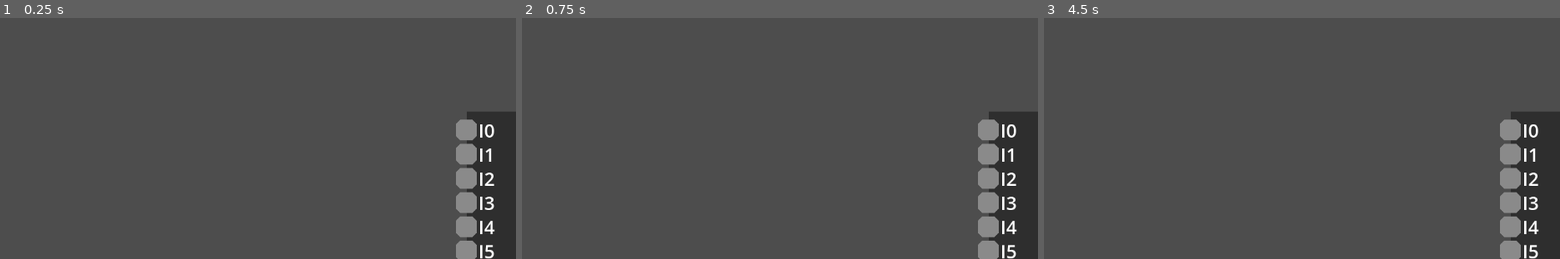
Above: before the commit, frames 1-3 (left to right).
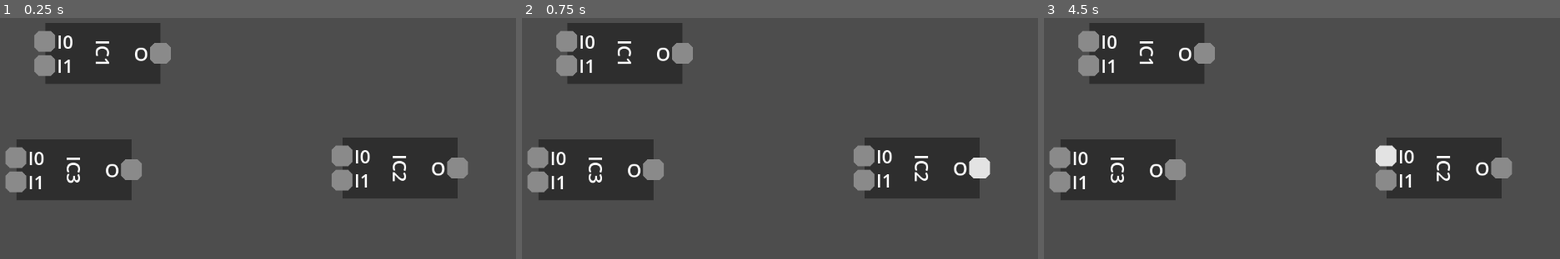
Above: after the commit, the same moments.

Repository: mncc8337/yals
Game: Godot game, scene res://main.tscn
The game is run twice, just before and just after one commit, with the same random seed, the same clock (stepped at 60 frames per second) and the same inputs.
Inputs (mouse positions are in pixels of both pictures, inside the frame that each line leads up to):
- Up to frame 1 (0.25 s): no input
- Up to frame 2 (0.75 s): tap Enter at 0.5 s; drag from (986, 128) to (986, 227) at 0.52 s
- Up to frame 3 (4.5 s): tap Space at 1.25, 2.75, 4.25 s; drag from (1508, 155) to (1508, 251) at 1.27 s; tap Enter at 2, 3.5 s; move the mouse to (1508, 179) at 2.02 s; click (1508, 179) at 2.17 s; drag from (1508, 203) to (outside the picture) at 2.77 s; drag from (1508, 227) to (1508, 128) at 3.52 s; drag from (1508, 251) to (outside the picture) at 4.27 s

The runs differ from the first frame. In frame 1, 24% of the frame differs, in the area x 1-100%, y 2-100%; in frame 2, 24%; in frame 3, 24%.

Commit message:
refactor picking/dragging logic, refining wiring controller

Diff:
--- a/main.gd
+++ b/main.gd
@@ -7,19 +7,16 @@
 @onready var xor_scene: Resource = preload("res://scene/default_gate/xor.tscn")
 @onready var not_scene: Resource = preload("res://scene/default_gate/not.tscn")
 
+
 func _ready() -> void:
-	%IC.add_pin("I0", IC.PinType.INPUT)
-	%IC.add_pin("I1", IC.PinType.INPUT)
-	%IC.add_pin("I2", IC.PinType.INPUT)
-	%IC.add_pin("I3", IC.PinType.INPUT)
-	%IC.add_pin("I4", IC.PinType.INPUT)
-	%IC.add_pin("I5", IC.PinType.INPUT)
-	%IC.add_pin("I7", IC.PinType.INPUT)
-	%IC.add_pin("I8", IC.PinType.INPUT)
-	%IC.add_pin("I9", IC.PinType.INPUT)
-	%IC.add_pin("I10", IC.PinType.INPUT)
-	%IC.add_pin("I11", IC.PinType.INPUT)
-	%IC.add_pin("O1", IC.PinType.OUTPUT)
-	%IC.add_pin("O2", IC.PinType.OUTPUT)
-	%IC.add_pin("O3", IC.PinType.OUTPUT)
-	%IC.add_pin("O4", IC.PinType.OUTPUT)
+	%IC1.add_pin("I0", IC.PinType.Input)
+	%IC1.add_pin("I1", IC.PinType.Input)
+	%IC1.add_pin("O", IC.PinType.Output)
+
+	%IC2.add_pin("I0", IC.PinType.Input)
+	%IC2.add_pin("I1", IC.PinType.Input)
+	%IC2.add_pin("O", IC.PinType.Output)
+
+	%IC3.add_pin("I0", IC.PinType.Input)
+	%IC3.add_pin("I1", IC.PinType.Input)
+	%IC3.add_pin("O", IC.PinType.Output)
--- a/main.tscn
+++ b/main.tscn
@@ -1,21 +1,43 @@
-[gd_scene load_steps=4 format=3 uid="uid://c3suu2noue81e"]
+[gd_scene load_steps=6 format=3 uid="uid://c3suu2noue81e"]
 
 [ext_resource type="Script" uid="uid://b3wnqbi0q1jff" path="res://main.gd" id="1_ig7tw"]
 [ext_resource type="PackedScene" uid="uid://ct8flsdn3pe5u" path="res://scene/ic.tscn" id="2_0xm2m"]
-[ext_resource type="Script" uid="uid://brbeaav2egqqv" path="res://script/controller.gd" id="2_h2yge"]
+[ext_resource type="Script" uid="uid://brbeaav2egqqv" path="res://script/drawing_controller.gd" id="2_h2yge"]
+[ext_resource type="Script" uid="uid://bo00d2bece1wh" path="res://script/camera_controller.gd" id="3_1bvp3"]
+[ext_resource type="Script" uid="uid://cgjds086c0vy7" path="res://script/element_inspector.gd" id="4_lquwl"]
 
 [node name="Main" type="Node"]
 script = ExtResource("1_ig7tw")
 
 [node name="Camera" type="Camera2D" parent="."]
+unique_name_in_owner = true
 
-[node name="Controller" type="Node" parent="." node_paths=PackedStringArray("camera", "elements")]
+[node name="DrawingController" type="Node" parent="."]
 script = ExtResource("2_h2yge")
-camera = NodePath("../Camera")
-elements = NodePath("../Elements")
+
+[node name="CameraController" type="Node" parent="."]
+script = ExtResource("3_1bvp3")
+
+[node name="ElementInspector" type="Node" parent="."]
+script = ExtResource("4_lquwl")
+
+[node name="Wires" type="Node" parent="."]
+unique_name_in_owner = true
 
 [node name="Elements" type="Node" parent="."]
+unique_name_in_owner = true
 
-[node name="IC" parent="Elements" instance=ExtResource("2_0xm2m")]
+[node name="IC1" parent="Elements" instance=ExtResource("2_0xm2m")]
 unique_name_in_owner = true
-position = Vector2(590, 310)
+position = Vector2(-139, -33)
+ic_name = "IC1"
+
+[node name="IC2" parent="Elements" instance=ExtResource("2_0xm2m")]
+unique_name_in_owner = true
+position = Vector2(375, 166)
+ic_name = "IC2"
+
+[node name="IC3" parent="Elements" instance=ExtResource("2_0xm2m")]
+unique_name_in_owner = true
+position = Vector2(-189, 169)
+ic_name = "IC3"
--- /dev/null
+++ b/scene/Wire.tscn
@@ -0,0 +1,7 @@
+[gd_scene load_steps=2 format=3 uid="uid://dhe0n7gk77age"]
+
+[ext_resource type="Script" uid="uid://5hpa70dsm7fu" path="res://scene/wire.gd" id="1_o4pgg"]
+
+[node name="Wire" type="Line2D"]
+joint_mode = 2
+script = ExtResource("1_o4pgg")
--- a/scene/default_gate/and.gd
+++ b/scene/default_gate/and.gd
@@ -3,12 +3,12 @@
 @export var input_count: int = 2
 
 func _ready() -> void:
-	add_pin("O", PinType.OUTPUT)
+	add_pin("O", PinType.Output)
 	for i in range(input_count):
-		add_pin("I" + str(i), PinType.INPUT)
+		add_pin("I" + str(i), PinType.Input)
 
 func update_output() -> void:
 	var res: bool = true
 	for i in range(input_count):
-		res = res and io_pin[PinType.INPUT][i].value
-	io_pin[PinType.OUTPUT][0].value = res
+		res = res and io_pin[PinType.Input][i].value
+	io_pin[PinType.Output][0].value = res
--- a/scene/default_gate/not.gd
+++ b/scene/default_gate/not.gd
@@ -1,8 +1,8 @@
 extends IC
 
 func _ready() -> void:
-	add_pin("O", PinType.OUTPUT)
-	add_pin("I", PinType.INPUT)
+	add_pin("O", PinType.Output)
+	add_pin("I", PinType.Input)
 
 func update_output() -> void:
-	io_pin[PinType.OUTPUT][0].value = not io_pin[PinType.INPUT][0].value
+	io_pin[PinType.Output][0].value = not io_pin[PinType.Input][0].value
--- a/scene/default_gate/or.gd
+++ b/scene/default_gate/or.gd
@@ -3,15 +3,15 @@
 @export var input_count: int = 2
 
 func _ready() -> void:
-	add_pin("O", PinType.OUTPUT)
+	add_pin("O", PinType.Output)
 	for i in range(input_count):
-		add_pin("I" + str(i), PinType.INPUT)
+		add_pin("I" + str(i), PinType.Input)
 
 func update_output() -> void:
 	var res: bool = false
 	for i in range(input_count):
-		if io_pin[PinType.INPUT][i].value:
+		if io_pin[PinType.Input][i].value:
 			res = true
 			break
 
-	io_pin[PinType.OUTPUT][0].value = res
+	io_pin[PinType.Output][0].value = res
--- a/scene/default_gate/xor.gd
+++ b/scene/default_gate/xor.gd
@@ -3,13 +3,13 @@
 @export var input_count: int = 2
 
 func _ready() -> void:
-	add_pin("O", PinType.OUTPUT)
+	add_pin("O", PinType.Output)
 	for i in range(input_count):
-		add_pin("I" + str(i), PinType.INPUT)
+		add_pin("I" + str(i), PinType.Input)
 
 func update_output() -> void:
-	var res: bool = io_pin[PinType.INPUT][0].value
+	var res: bool = io_pin[PinType.Input][0].value
 	for i in range(1, input_count):
-		res = (res != io_pin[PinType.INPUT][i].value)
+		res = (res != io_pin[PinType.Input][i].value)
 
-	io_pin[PinType.OUTPUT][0].value = res
+	io_pin[PinType.Output][0].value = res
--- a/scene/element.gd
+++ b/scene/element.gd
@@ -2,31 +2,16 @@
 extends Node2D
 
 
+signal mouse_entered
+signal mouse_exited
+
 var draggable: bool = true
-
 var is_dragging: bool = false
-var mouse_relative_distance: Vector2
-
-# handles dragging
-func _input(event: InputEvent) -> void:
-	if not draggable:
-		return
-	if event is InputEventMouseMotion and is_dragging:
-		self.global_position = event.position + mouse_relative_distance
 
 
-# detects drag/click events
-func _on_area_input_event(_viewport: Node, event: InputEvent, _shape_idx: int) -> void:
-	if event is InputEventMouseButton:
-		if event.button_index == MOUSE_BUTTON_LEFT:
-			if not event.pressed:
-				if not is_dragging:
-					print("clicked ", self)
-				else:
-					is_dragging = false
-	elif event is InputEventMouseMotion:
-		if event.button_mask & MOUSE_BUTTON_MASK_LEFT:
-			if not is_dragging:
-				is_dragging = true
-				mouse_relative_distance = self.global_position - event.global_position
-				print("dragging ", self)
+func _on_area_mouse_entered() -> void:
+	mouse_entered.emit()
+
+
+func _on_area_mouse_exited() -> void:
+	mouse_exited.emit()
--- a/scene/element.tscn
+++ b/scene/element.tscn
@@ -29,4 +29,5 @@
 text = "Element"
 label_settings = SubResource("LabelSettings_8e27a")
 
-[connection signal="input_event" from="Area" to="." method="_on_area_input_event"]
+[connection signal="mouse_entered" from="Area" to="." method="_on_area_mouse_entered"]
+[connection signal="mouse_exited" from="Area" to="." method="_on_area_mouse_exited"]
--- a/scene/ic.gd
+++ b/scene/ic.gd
@@ -12,13 +12,13 @@
 			%Label.text = val
 
 enum PinType {
-	INPUT,
-	OUTPUT,
+	Input,
+	Output,
 }
 
 var io_pin: Dictionary[PinType, Array] = {
-	PinType.INPUT: [],
-	PinType.OUTPUT: [],
+	PinType.Input: [],
+	PinType.Output: [],
 }
 
 var io_pin_type_map: Dictionary[Joint, PinType] = {}
@@ -29,7 +29,7 @@
 var direct_connect: Dictionary[Joint, Array] = {}
 
 
-func _resize_container(container: Node2D, available_size: float):
+func _resize_container(container: Node2D, available_size: float) -> void:
 	var children: Array[Node] = container.get_children()
 	var children_count: float = container.get_child_count()
 
@@ -56,14 +56,14 @@
 	io_pin_name_map[pin_name] = pin
 
 	match pin_type:
-		PinType.INPUT:
-			pin.label_placement = Joint.LabelPlacement.RIGHT
+		PinType.Input:
+			pin.label_placement = Joint.LabelPlacement.Right
 			%InputContainer.add_child(pin)
-		PinType.OUTPUT:
-			pin.label_placement = Joint.LabelPlacement.LEFT
+		PinType.Output:
+			pin.label_placement = Joint.LabelPlacement.Left
 			%OutputContainer.add_child(pin)
 
-	var max_height: float = max(len(io_pin[PinType.INPUT]), len(io_pin[PinType.OUTPUT]))
+	var max_height: float = max(len(io_pin[PinType.Input]), len(io_pin[PinType.Output]))
 
 	# resize shape and containers
 	var spacing: float = 42.0
@@ -105,10 +105,10 @@
 		if ic:
 			var pin_type = ic.io_pin_type_map[adj_joint]
 			# endpoint1: external ic input pin
-			if ic != self and pin_type == PinType.INPUT:
+			if ic != self and pin_type == PinType.Input:
 				is_endpoint = true
 			# endpoint2: this ic output pin
-			if ic == self and pin_type == PinType.OUTPUT:
+			if ic == self and pin_type == PinType.Output:
 				is_endpoint = true
 
 		if is_endpoint:
@@ -124,13 +124,13 @@
 	# ommit intermediate joints to make the signal propagation even and faster
 	direct_connect.clear()
 
-	var pins: Array = io_pin[PinType.INPUT]
+	var pins: Array = io_pin[PinType.Input]
 
 	# add ICs' output pin to the calculation
 	for e in elements:
 		if e is not IC:
 			continue
-		pins += e.io_pin[PinType.OUTPUT]
+		pins += e.io_pin[PinType.Output]
 
 	for j: Joint in pins:
 		if len(j.adjacent) == 0:
@@ -150,7 +150,7 @@
 	# internal ics to update output
 	var ic_update_list: Array[IC] = []
 
-	for j: Joint in io_pin[PinType.INPUT]:
+	for j: Joint in io_pin[PinType.Input]:
 		carry[j] = j.value
 		signal_propagating_queue.push_back(j)
 
@@ -181,7 +181,7 @@
 
 					# update internal ic if propagated to its input pins
 					var internal_ic = adj_joint.associated_ic
-					if internal_ic and internal_ic != self and internal_ic.io_pin_type_map[adj_joint] == PinType.INPUT:
+					if internal_ic and internal_ic != self and internal_ic.io_pin_type_map[adj_joint] == PinType.Input:
 						if internal_ic not in ic_update_list:
 							ic_update_list.push_back(internal_ic)
 						print("%s -> ic %s" % [adj_joint, internal_ic])
@@ -190,11 +190,11 @@
 
 		for internal_ic: IC in ic_update_list:
 			var original_output_value: Dictionary[Joint, bool] = {}
-			for output_joint in internal_ic.io_pin[PinType.OUTPUT]:
+			for output_joint in internal_ic.io_pin[PinType.Output]:
 				original_output_value[output_joint] = output_joint.value
 
 			internal_ic.update_output()
-			for output_joint: Joint in internal_ic.io_pin[PinType.OUTPUT]:
+			for output_joint: Joint in internal_ic.io_pin[PinType.Output]:
 				if original_output_value[output_joint] != output_joint.value:
 					# only requeue if the output value changed
 					signal_propagating_queue.push_back(output_joint)
--- a/scene/ic.tscn
+++ b/scene/ic.tscn
@@ -4,13 +4,14 @@
 [ext_resource type="Script" uid="uid://brdlca0gvo0h0" path="res://scene/ic.gd" id="2_qc4ip"]
 
 [sub_resource type="RectangleShape2D" id="RectangleShape2D_qc4ip"]
-size = Vector2(199.2, 120)
+size = Vector2(158, 120)
 
 [node name="IC" instance=ExtResource("1_c8rht")]
 script = ExtResource("2_qc4ip")
 ic_name = "IC"
 
 [node name="CollisionShape" parent="Area" index="0"]
+position = Vector2(-3.8146973e-06, 0)
 shape = SubResource("RectangleShape2D_qc4ip")
 
 [node name="Shape" parent="Area" index="1"]
--- a/scene/joint.gd
+++ b/scene/joint.gd
@@ -3,14 +3,18 @@
 extends Element
 
 
+signal toggled(state: bool)
+signal moved(new_position: Vector2)
+
 const INACTIVE_COLOR: Color = Color("#8a8a8a")
-const ACTIVE_COLOR: Color = Color("#ff6969")
+const ACTIVE_COLOR: Color = Color("#ff9999")
+const SELECT_COLOR: Color = Color("#e3e3e3")
 
 enum LabelPlacement {
-	UP,
-	DOWN,
-	LEFT,
-	RIGHT
+	Up,
+	Down,
+	Left,
+	Right
 }
 
 var adjacent: Array[Joint] = []
@@ -24,13 +28,17 @@
 				%Area/Shape.color = ACTIVE_COLOR
 			else:
 				%Area/Shape.color = INACTIVE_COLOR
+			toggled.emit(val)
 
 var show_label: bool = true:
 	set(val):
 		if show_label != val:
 			show_label = val
-var label_placement: LabelPlacement = LabelPlacement.RIGHT
+			%Label.visible = show_label
+var label_placement: LabelPlacement = LabelPlacement.Right
 var label_offset: float = 21.0
+
+var prev_position: Vector2 = Vector2.ZERO
 
 
 func _ready() -> void:
@@ -39,25 +47,42 @@
 	%Label.text = self.name
 	update_placement()
 
+	mouse_entered.connect(_on_mouse_entered)
+	mouse_exited.connect(_on_mouse_exited)
+
+
+func _process(_delta: float) -> void:
+	if prev_position != global_position:
+		prev_position = global_position
+		moved.emit(self, global_position)
+
+
+func _on_mouse_entered() -> void:
+	%Area/Shape.color = SELECT_COLOR
+
+
+func _on_mouse_exited() -> void:
+	%Area/Shape.color = INACTIVE_COLOR
+
 
 func update_placement() -> void:
 	match label_placement:
-		LabelPlacement.UP:
+		LabelPlacement.Up:
 			%Label.position.x = -%Label.size.x / 2
 			%Label.position.y = -label_offset - %Label.size.y
 			%Label.horizontal_alignment = HorizontalAlignment.HORIZONTAL_ALIGNMENT_CENTER
 			%Label.vertical_alignment = VerticalAlignment.VERTICAL_ALIGNMENT_BOTTOM
-		LabelPlacement.DOWN:
+		LabelPlacement.Down:
 			%Label.position.x = -%Label.size.x / 2
 			%Label.position.y = label_offset
 			%Label.horizontal_alignment = HorizontalAlignment.HORIZONTAL_ALIGNMENT_CENTER
 			%Label.vertical_alignment = VerticalAlignment.VERTICAL_ALIGNMENT_TOP
-		LabelPlacement.RIGHT:
+		LabelPlacement.Right:
 			%Label.position.y = -%Label.size.y / 2
 			%Label.position.x = label_offset
 			%Label.horizontal_alignment = HorizontalAlignment.HORIZONTAL_ALIGNMENT_LEFT
 			%Label.vertical_alignment = VerticalAlignment.VERTICAL_ALIGNMENT_CENTER
-		LabelPlacement.LEFT:
+		LabelPlacement.Left:
 			%Label.position.y = -%Label.size.y / 2
 			%Label.position.x = -label_offset - %Label.size.x
 			%Label.horizontal_alignment = HorizontalAlignment.HORIZONTAL_ALIGNMENT_RIGHT
--- /dev/null
+++ b/scene/wire.gd
@@ -0,0 +1,40 @@
+class_name Wire
+extends Line2D
+
+
+@export var joints: Array[Joint] = []
+
+const INACTIVE_COLOR: Color = Color("#545454")
+const ACTIVE_COLOR: Color = Color("#ff6969")
+const SELECT_COLOR: Color = Color("#e3e3e3")
+
+
+func _ready() -> void:
+	default_color = INACTIVE_COLOR
+	global_position = Vector2.ZERO
+	add_point(Vector2.ZERO)
+	add_point(Vector2.ZERO)
+	default_color = INACTIVE_COLOR
+
+
+func add_joint(joint: Joint):
+	if len(joints) >= 2:
+		return
+	joints.append(joint)
+	joint.toggled.connect(_on_joint_toggled)
+	joint.moved.connect(_on_joint_moved)
+	set_point_position(len(joints) - 1, joint.global_position)
+
+
+func _on_joint_toggled(value) -> void:
+	if value:
+		default_color = ACTIVE_COLOR
+	else:
+		default_color = INACTIVE_COLOR
+
+
+func _on_joint_moved(joint: Joint, new_pos: Vector2):
+	if joint == joints[0]:
+		set_point_position(0, new_pos)
+	else:
+		set_point_position(1, new_pos)
--- a/script/controller.gd
+++ b/script/camera_controller.gd
@@ -1,8 +1,5 @@
 extends Node
 
-
-@export var camera: Camera2D
-@export var elements: Node
 
 var is_dragging: bool = false
 var last_mouse_position: Vector2
@@ -10,21 +7,8 @@
 var zoom_speed: float = 1.1
 var zoom: float = 1.0
 
-func _zoom_to_mouse(direction: int):
-	var old_zoom = zoom
 
-	if direction < 0:
-		camera.zoom /= zoom_speed
-		zoom /= 1.1
-	else:
-		camera.zoom *= zoom_speed
-		zoom *= 1.1
-
-	var old_offset: Vector2 = camera.get_global_mouse_position() - camera.global_position
-	var new_offset: Vector2 = old_offset * old_zoom / zoom
-	camera.global_position += old_offset - new_offset
-
-func _unhandled_input(event: InputEvent) -> void:
+func _input(event: InputEvent) -> void:
 	# camera drag
 	if event is InputEventMouseButton:
 		if event.button_index == MOUSE_BUTTON_MIDDLE:
@@ -41,9 +25,19 @@
 				last_mouse_position = event.global_position
 				print("dragging camera")
 			else:
-				camera.global_position -= (event.global_position - last_mouse_position) / zoom
+				%Camera.global_position -= (event.global_position - last_mouse_position) / zoom
 				last_mouse_position = event.global_position
 
+func _zoom_to_mouse(direction: int) -> void:
+	var old_zoom = zoom
 
-func _ready() -> void:
-	pass
+	if direction < 0:
+		%Camera.zoom /= zoom_speed
+		zoom /= 1.1
+	else:
+		%Camera.zoom *= zoom_speed
+		zoom *= 1.1
+
+	var old_offset: Vector2 = %Camera.get_global_mouse_position() - %Camera.global_position
+	var new_offset: Vector2 = old_offset * old_zoom / zoom
+	%Camera.global_position += old_offset - new_offset
--- /dev/null
+++ b/script/drawing_controller.gd
@@ -0,0 +1,59 @@
+extends Node
+
+
+@onready var joint_scene: Resource = load("res://scene/joint.tscn")
+@onready var wire_scene: Resource = load("res://scene/Wire.tscn")
+
+var current_drawing: Wire = null
+var is_drawing: bool = false
+
+
+func _unhandled_input(event: InputEvent) -> void:
+	if Global.current_mode != Global.Mode.Drawing:
+		if current_drawing:
+			%Wires.remove_child(current_drawing)
+			current_drawing = null
+		return
+
+	if event is InputEventMouseButton:
+		if event.button_index == MOUSE_BUTTON_LEFT:
+			if event.pressed:
+				if current_drawing:
+					if Global.selecting_element is Joint:
+						current_drawing.add_joint(Global.selecting_element)
+						current_drawing = null
+					else:
+						var new_joint: Joint = joint_scene.instantiate()
+						%Elements.add_child(new_joint)
+						new_joint.draggable = true
+						new_joint.show_label = false
+						new_joint.name = str(new_joint.get_instance_id())
+						new_joint.value = false
+						new_joint.associated_ic = null
+						new_joint.label_placement = Joint.LabelPlacement.Up
+						new_joint.global_position = %Camera.get_global_mouse_position()
+						current_drawing.add_joint(new_joint)
+						_generate_wire(new_joint)
+						print("added new wire")
+				else:
+					if Global.selecting_element is Joint:
+						_generate_wire(Global.selecting_element)
+	elif event is InputEventMouseMotion:
+		if current_drawing:
+			current_drawing.set_point_position(1, %Camera.get_global_mouse_position())
+
+
+func _process(_delta: float) -> void:
+	if Input.is_action_just_pressed("ui_cancel"):
+		if Global.current_mode == Global.Mode.Drawing:
+			Global.current_mode = Global.Mode.Normal
+			print("current mode is normal")
+		elif Global.current_mode == Global.Mode.Normal:
+			Global.current_mode = Global.Mode.Drawing
+			print("current mode is drawing")
+
+
+func _generate_wire(joint: Joint) -> void:
+	current_drawing = wire_scene.instantiate()
+	%Wires.add_child(current_drawing)
+	current_drawing.add_joint(joint)
--- /dev/null
+++ b/script/element_inspector.gd
@@ -0,0 +1,67 @@
+extends Node
+
+
+var is_dragging: bool = false
+var mouse_relative_distance: Vector2
+
+
+func _unhandled_input(event: InputEvent) -> void:
+	if event is InputEventMouseButton:
+		if event.button_index == MOUSE_BUTTON_LEFT:
+			if not event.pressed:
+				if is_dragging:
+					is_dragging = false
+
+			else:
+				var ele: Element = _get_element_under_mouse()
+				Global.selecting_element = ele
+				if ele:
+					ele.move_to_front()
+					print("selecting ", ele)
+				else:
+					print("deselected")
+	elif event is InputEventMouseMotion:
+		var draggable: bool = Global.selecting_element and Global.selecting_element.draggable
+		if event.button_mask & MOUSE_BUTTON_MASK_LEFT and draggable:
+			if not is_dragging:
+				is_dragging = true
+				mouse_relative_distance = Global.selecting_element.global_position - event.global_position
+				print("dragging ", Global.selecting_element)
+			else:
+				Global.selecting_element.global_position = event.position + mouse_relative_distance
+
+
+func _get_element_under_mouse() -> Element:
+	var space_state = %Camera.get_world_2d().direct_space_state
+	var query = PhysicsPointQueryParameters2D.new()
+	query.position = %Camera.get_global_mouse_position()
+	query.collide_with_areas = true
+	query.collide_with_bodies = false
+
+	var results = space_state.intersect_point(query)
+	var elements: Array[Element] = []
+	for result in results:
+		var ele = result.collider.get_parent()
+		if ele is not Element:
+			continue
+		elements.append(ele)
+
+	if elements.is_empty():
+		return null
+
+	elements.sort_custom(_sort_element)
+
+	return elements[0]
+
+
+func _sort_element(a: Element, b: Element) -> bool:
+	var a_is_joint = a is Joint
+	var b_is_joint = b is Joint
+
+	if a_is_joint != b_is_joint:
+		return a_is_joint
+
+	if a.z_index != b.z_index:
+		return a.z_index > b.z_index
+
+	return a.get_index() > b.get_index()
--- a/script/global.gd
+++ b/script/global.gd
@@ -1,3 +1,21 @@
 extends Node
 
-signal element_clicked
+signal mode_changed(new_mode: Mode)
+signal element_selected(element: Element)
+
+enum Mode {
+	Normal,
+	Drawing,
+}
+
+var selecting_element: Element = null:
+	set(val):
+		if selecting_element != val:
+			selecting_element = val
+			element_selected.emit(selecting_element)
+
+var current_mode: Mode = Mode.Normal:
+	set(val):
+		if current_mode != val:
+			current_mode = val
+			mode_changed.emit(current_mode)
Not shown, added: scene/wire.gd.uid
Not shown, added: script/camera_controller.gd.uid
Renamed: script/controller.gd.uid -> script/drawing_controller.gd.uid
Not shown, added: script/element_inspector.gd.uid
